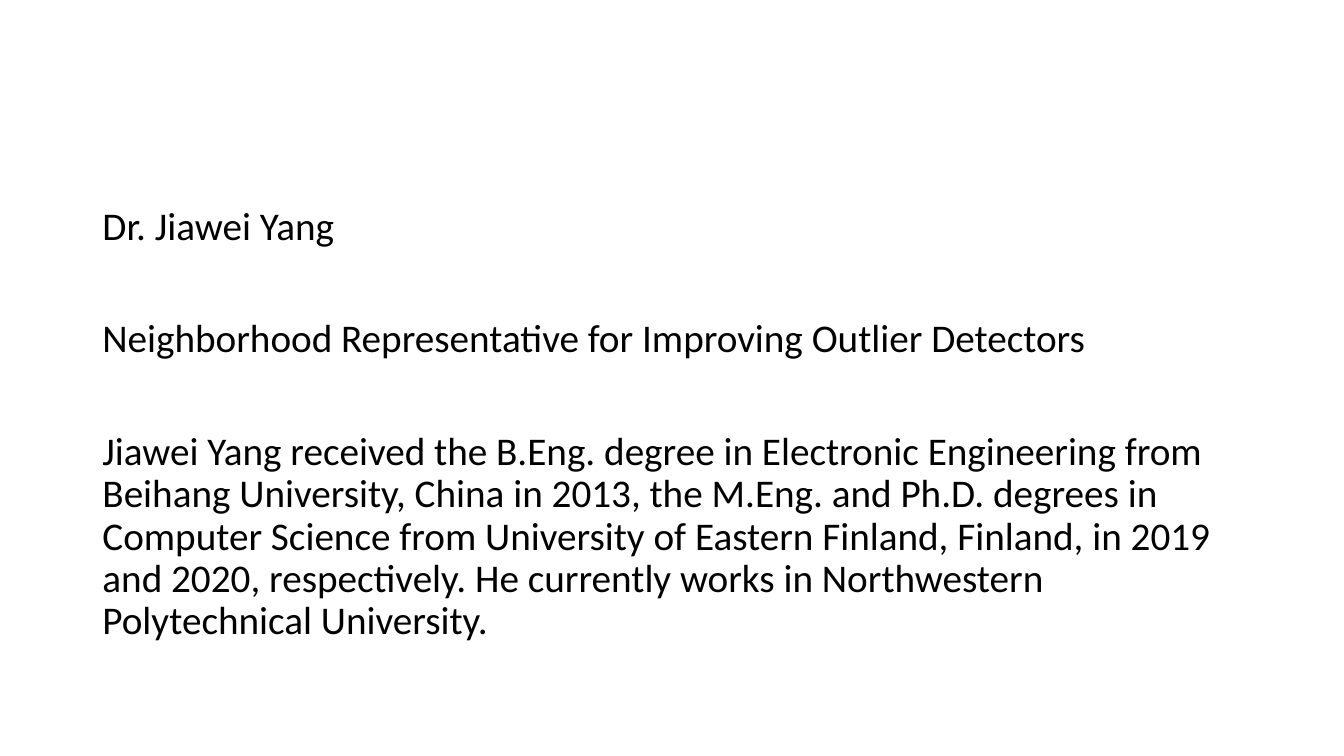
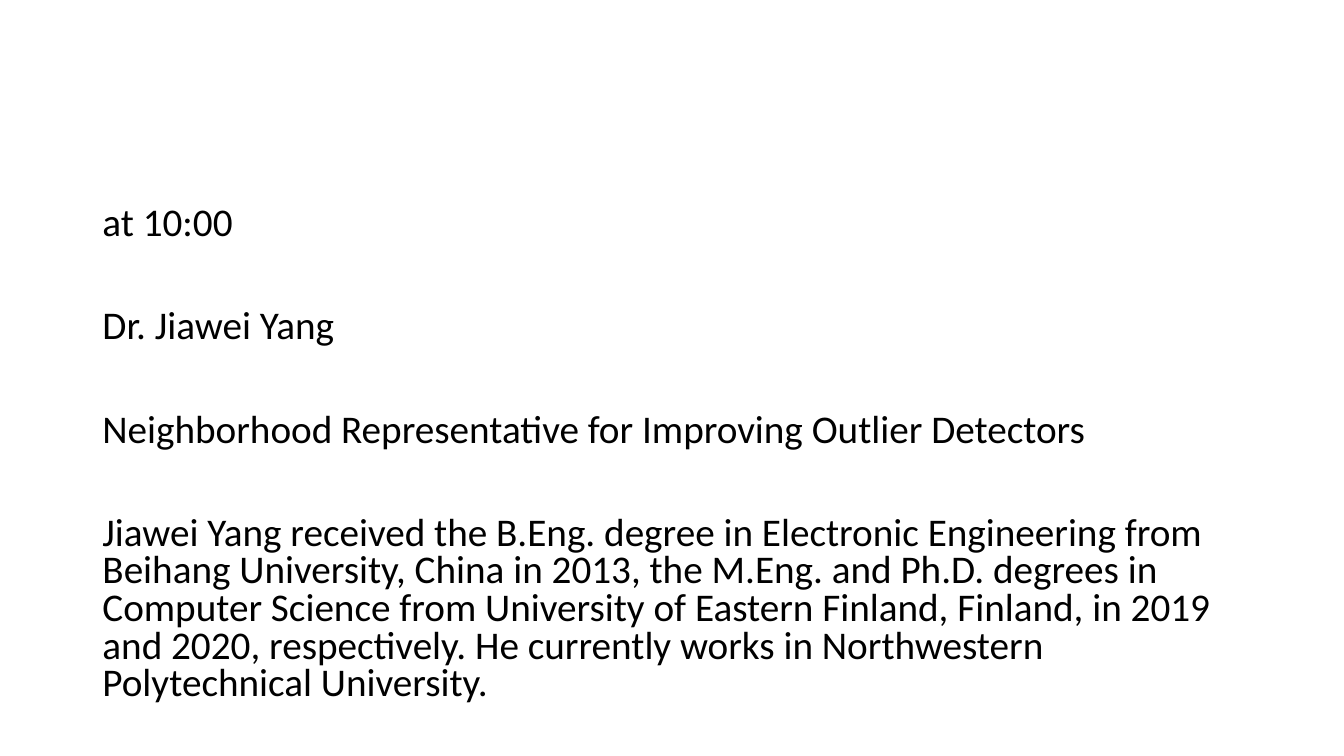
Before and after one commit to ieeespcasfinland/ieeespcasfinland.github.io, a slide deck: slide 18 of Slides05Oct_Ju.pptx (slide 17 before the commit). Drawn at 1344x756 pixels with LibreOffice and Linux fonts; fonts in the diff are those of the drawing. Boxes give left, top, right and bottom in pixels: in the first picture for what was removed or moved away, otherwise in the second. Text is boxed around its words. In the diff, an @@ line names an element or a change of style, - is before the commit and + after.

```diff
--- a/Slides05Oct_Ju.pptx
+++ b/Slides05Oct_Ju.pptx
@@ text at box(102, 210, 233, 237): paragraph added @@
+at 10:00
@@ text at box(102, 312, 1210, 703): line spacing 0.9 to 0.8 @@
```
Also in this commit, not shown: 1 other slide changed, 1 slide added, 2 other files.
